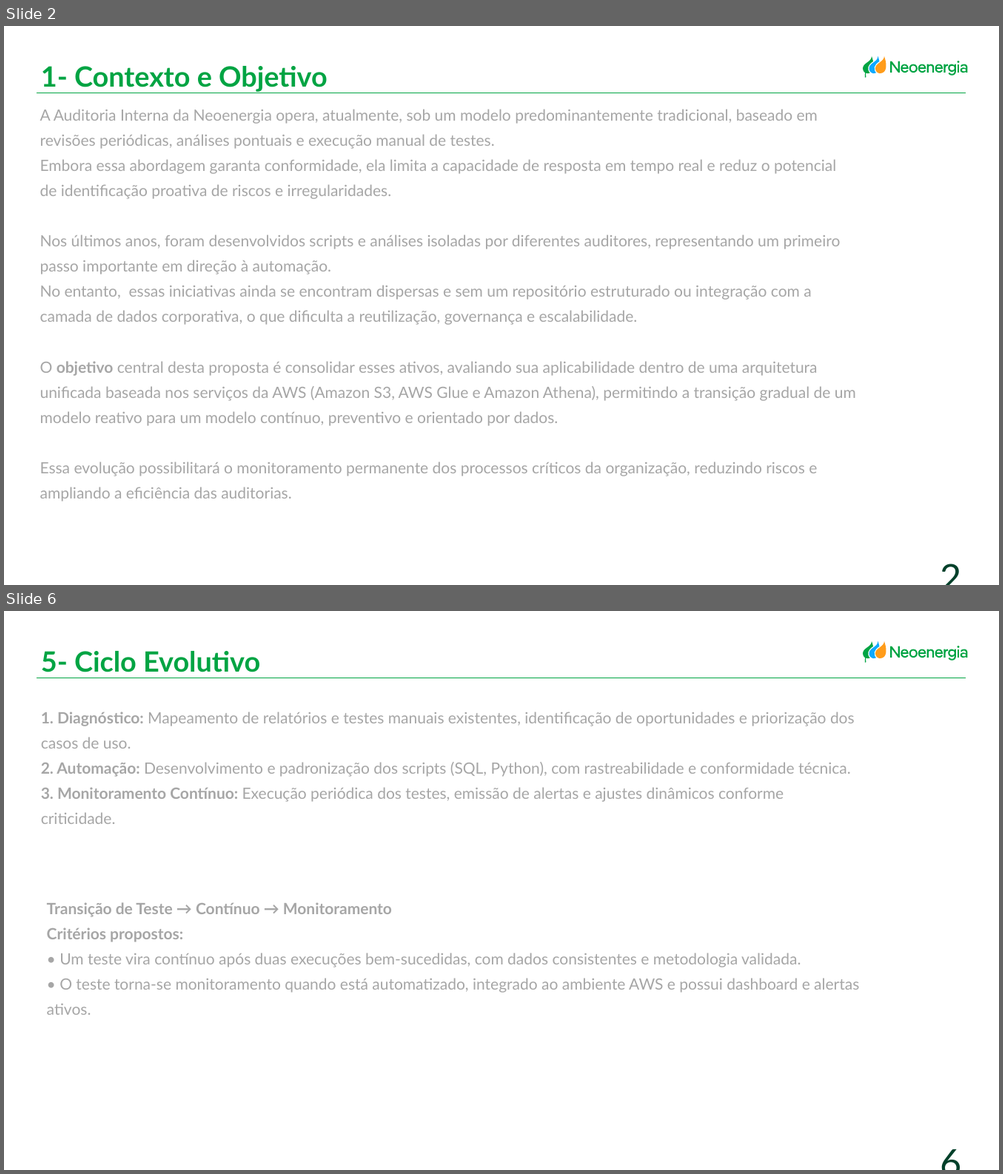
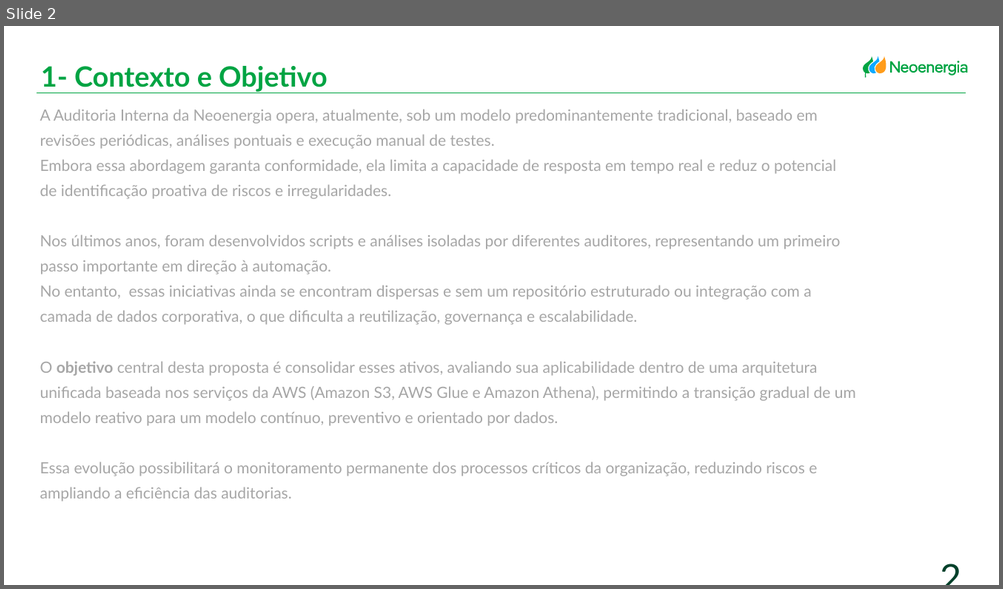
Before and after one commit to larissafeitosa24/MVP_MODULO2_PUCRIO, a slide deck: Proposta Auditoria.pptx. Shown one above the other, each under a label of ours: slides 2 and 6 before the commit, slide 2 after it; the slides between them are not shown. The pictures are 1003x1174 and 1003x589 pixels, drawn with LibreOffice and Linux fonts; fonts in the diff are those of the drawing. Boxes give left, top, right and bottom in pixels: in the first picture for what was removed or moved away, otherwise in the second. Text is boxed around its words. In the diff, an @@ line names an element or a change of style, - is before the commit and + after.

```diff
--- a/Proposta Auditoria.pptx
+++ b/Proposta Auditoria.pptx
@@ slide 6 removed at box(4, 611, 999, 1170), background #FFFFFF; not listed: 14 template elements that a slide beside it also shows @@
@@ text removed at box(41, 651, 260, 672) @@
-5- Ciclo Evolutivo
@@ line removed from (37, 678) to (965, 678) @@
@@ text removed at box(41, 712, 854, 824) @@
-1. Diagnóstico: Mapeamento de relatórios e testes manuais existentes, identificação de oportunidades e priorização dos casos de uso.
-2. Automação: Desenvolvimento e padronização dos scripts (SQL, Python), com rastreabilidade e conformidade técnica.
-3. Monitoramento Contínuo: Execução periódica dos testes, emissão de alertas e ajustes dinâmicos conforme criticidade.
@@ text removed at box(47, 903, 859, 1015) @@
-Transição de Teste → Contínuo → Monitoramento
-Critérios propostos:
-• Um teste vira contínuo após duas execuções bem-sucedidas, com dados consistentes e metodologia validada.
-• O teste torna-se monitoramento quando está automatizado, integrado ao ambiente AWS e possui dashboard e alertas ativos.
@@ page number removed at box(915, 1137, 966, 1157) @@
-6
```
Also in this commit, not shown: 4 slides changed, 3 slides added, 4 other slides removed.
